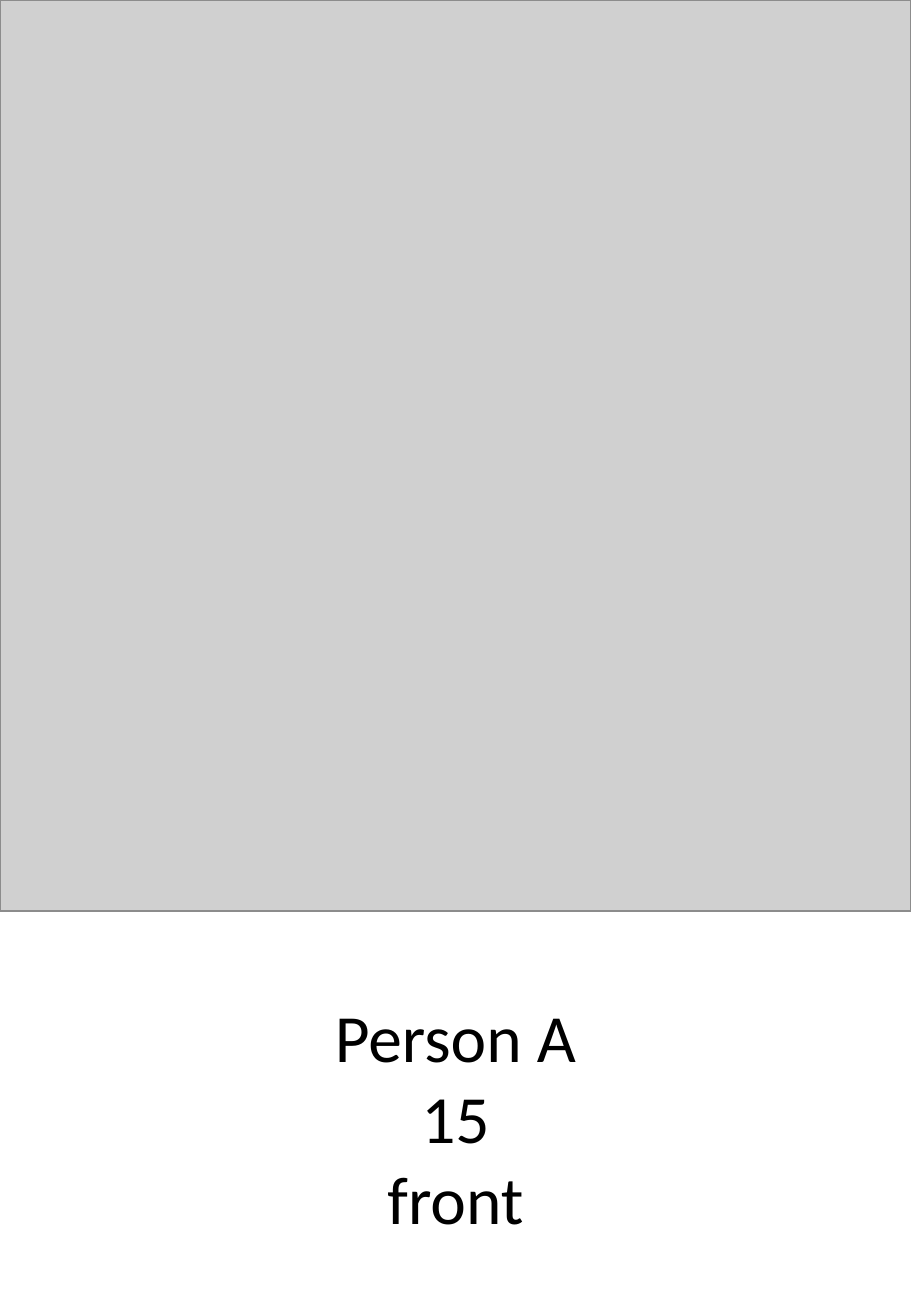
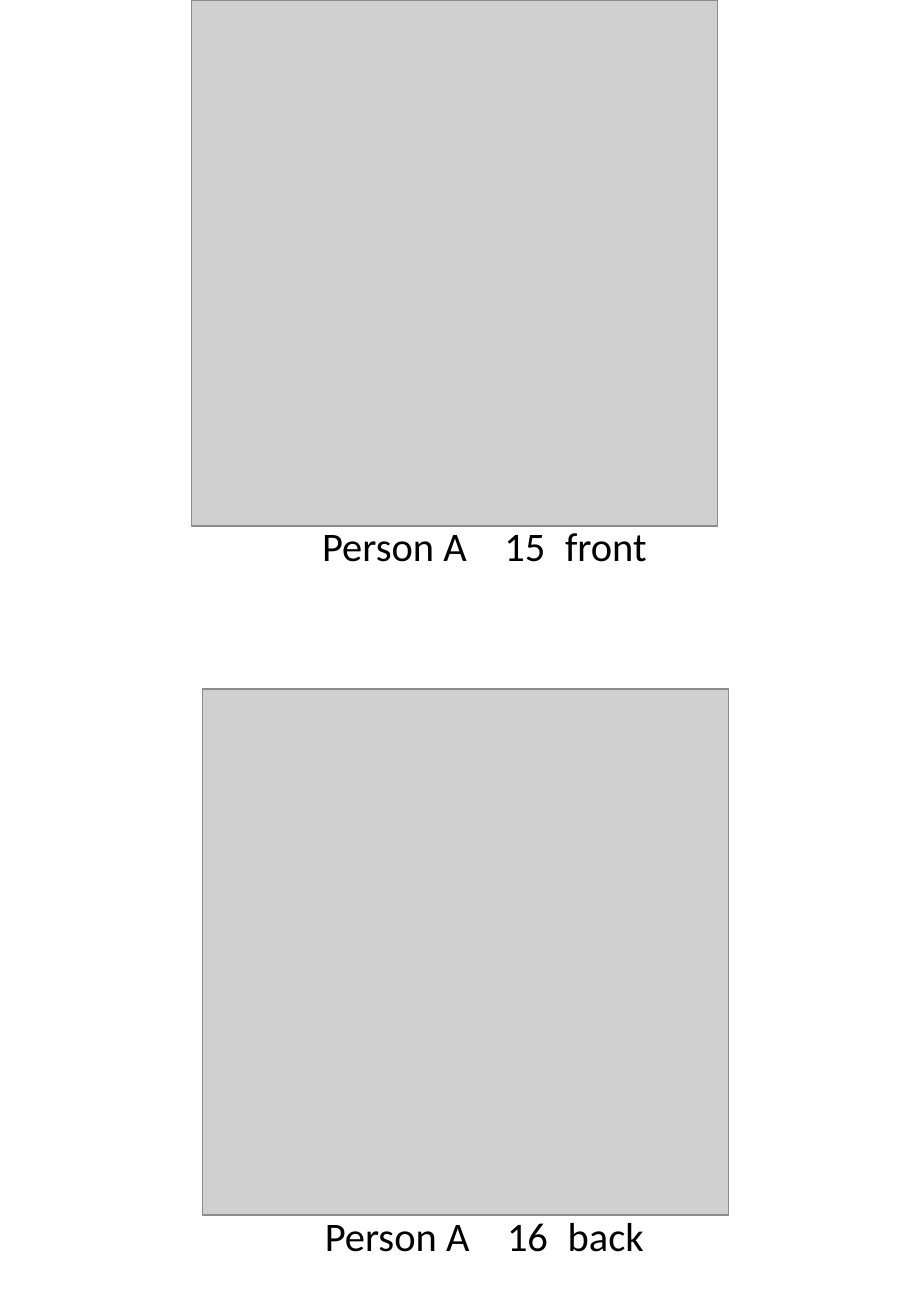
Before and after one commit to ginaamri/Mandy-PhD, a slide deck: slide 2 of studies/labor study_A/markertest_2020/pilotA/marker_personA.pptx. Drawn at 911x1316 pixels with LibreOffice and Linux fonts; fonts in the diff are those of the drawing; grey boxes stand for pictures. Boxes give left, top, right and bottom in pixels: in the first picture for what was removed or moved away, otherwise in the second. Text is boxed around its words. In the diff, an @@ line names an element or a change of style, - is before the commit and + after.

```diff
--- a/studies/labor study_A/markertest_2020/pilotA/marker_personA.pptx
+++ b/studies/labor study_A/markertest_2020/pilotA/marker_personA.pptx
@@ picture: place and size @@
-picture at bbox=[0, 0, 911, 911]
+picture at bbox=[192, 0, 718, 526]
@@ text at bbox=[322, 533, 647, 562]: text changed; size 40 to 24 pt @@
-Person A
-15
-front
+Person A 15 front
@@ picture added at bbox=[203, 689, 729, 1215] @@
@@ text added at bbox=[325, 1223, 644, 1252], 24 pt, text #000000 @@
+Person A 16 back
```
Also in this commit, not shown: 1 slide removed, 20 other files.
